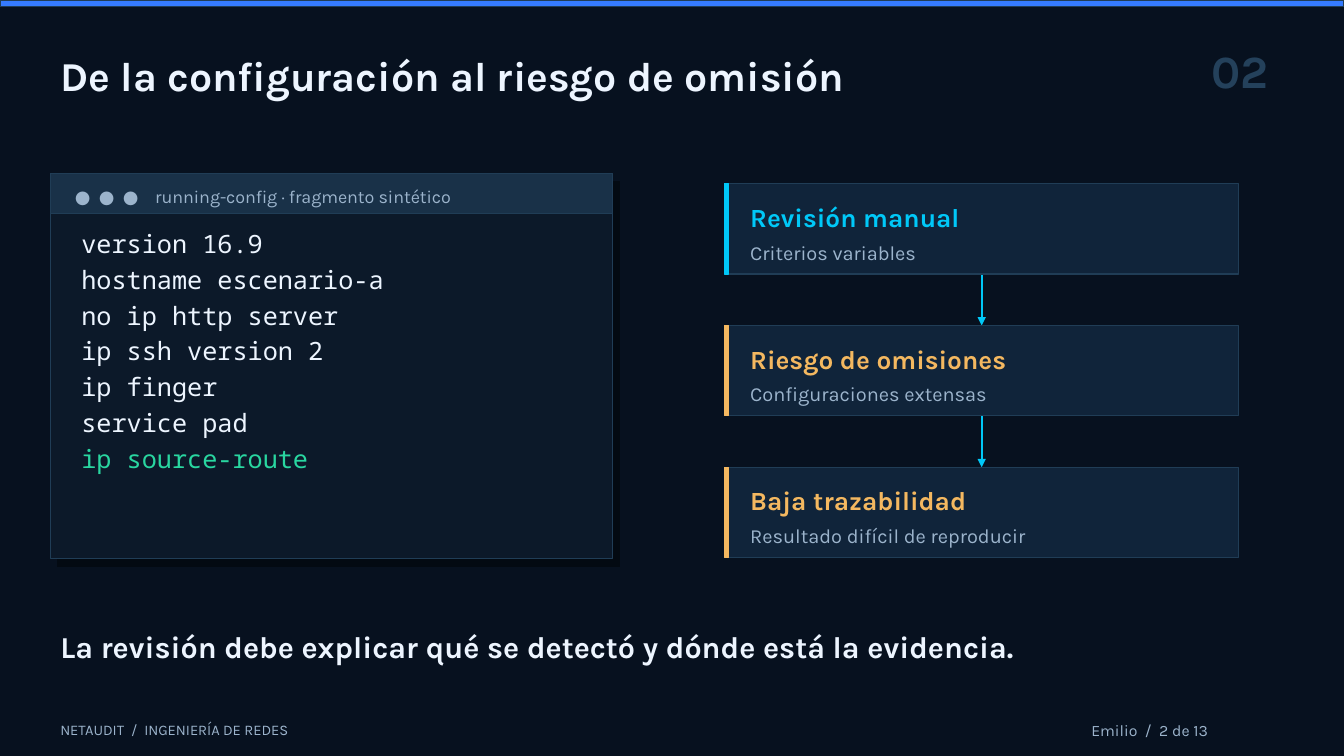
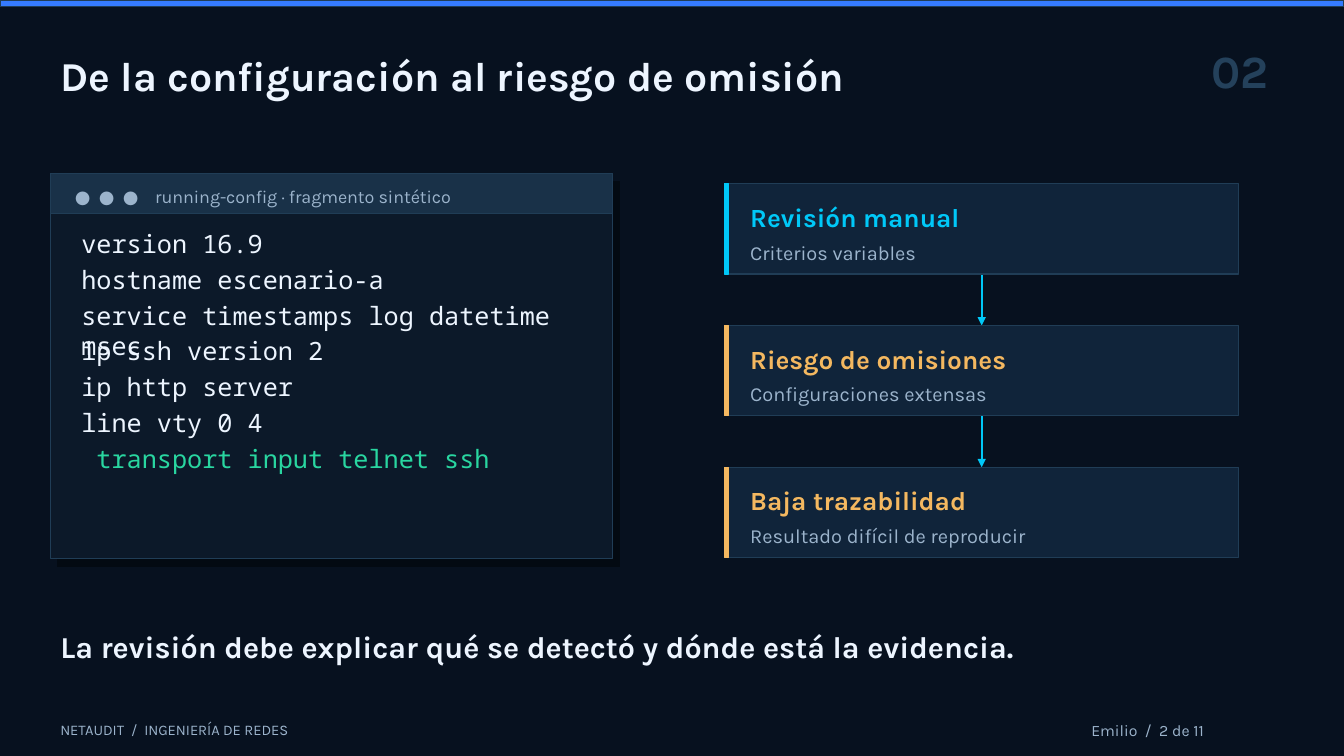
Before and after one commit to thomasdbs21/grupo-1, a slide deck: slide 2 of Entregables-APT/Fase-3/Presentacion/NetAudit_Defensa_Final_Comision_2026.pptx. Drawn at 1344x756 pixels with LibreOffice and Linux fonts; fonts in the diff are those of the drawing. Boxes give left, top, right and bottom in pixels: in the first picture for what was removed or moved away, otherwise in the second. Text is boxed around its words. In the diff, an @@ line names an element or a change of style, - is before the commit and + after.

```diff
--- a/Entregables-APT/Fase-3/Presentacion/NetAudit_Defensa_Final_Comision_2026.pptx
+++ b/Entregables-APT/Fase-3/Presentacion/NetAudit_Defensa_Final_Comision_2026.pptx
@@ text at [81, 306, 550, 362]: text changed @@
-no ip http server
+service timestamps log datetime msec
@@ text at [81, 377, 293, 402]: text changed @@
-ip finger
+ip http server
@@ text at [81, 413, 263, 438]: text changed @@
-service pad
+line vty 0 4
@@ text at [96, 449, 489, 474]: text changed @@
-ip source-route
+transport input telnet ssh
@@ text at [1091, 725, 1203, 736]: text changed @@
-Emilio / 2 de 13
+Emilio / 2 de 11
```
Also in this commit, not shown: 4 other slides changed, 6 slides added, 8 slides removed, 1 other file.
